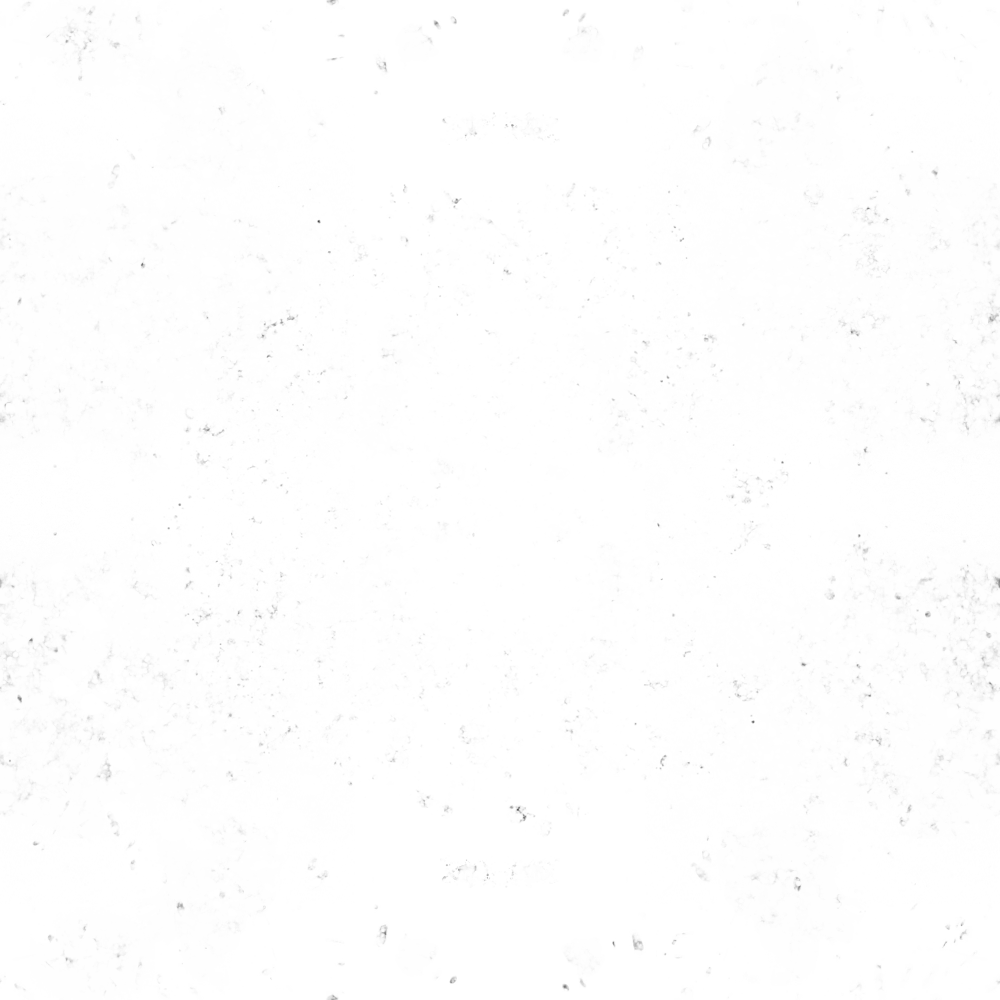
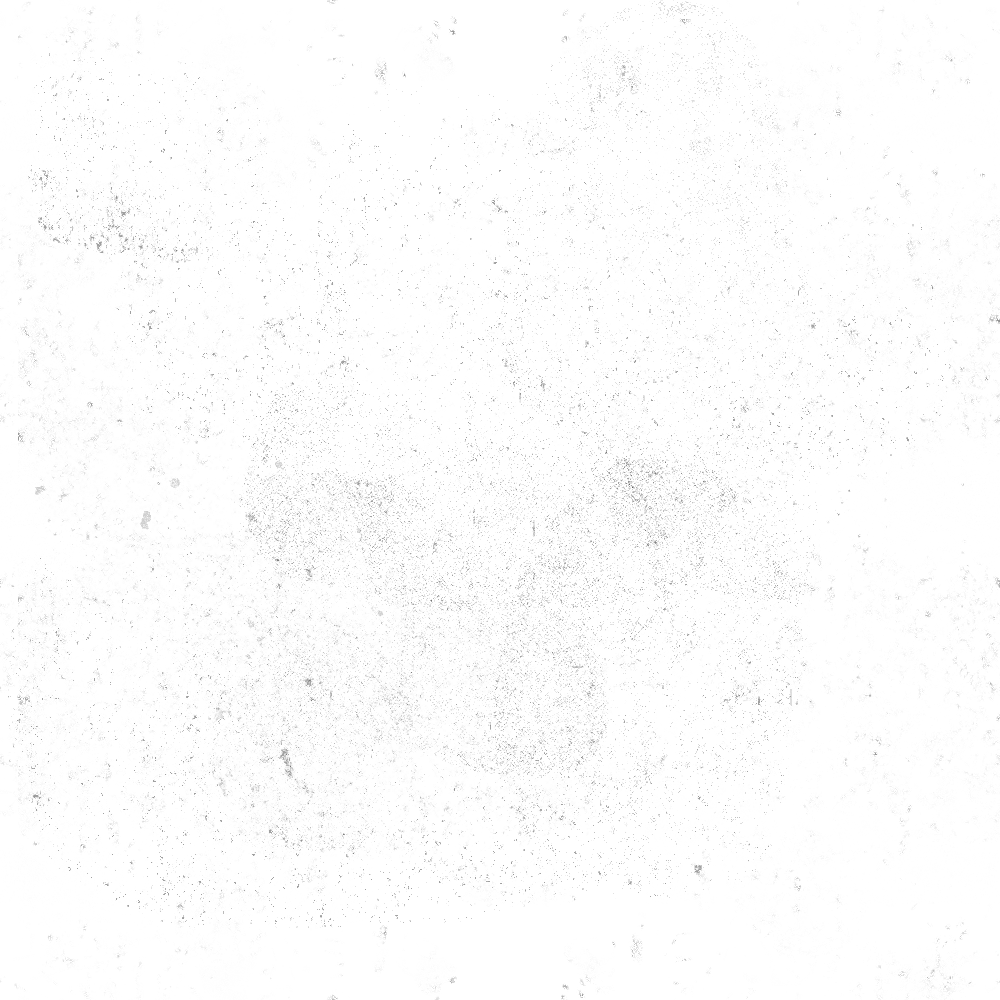
Two versions of the same layered image (1000x1000). Layer-by-layer changes:
renamed "specks" to "Layer 1", painted on it over [0, 0, 1000, 1000]
